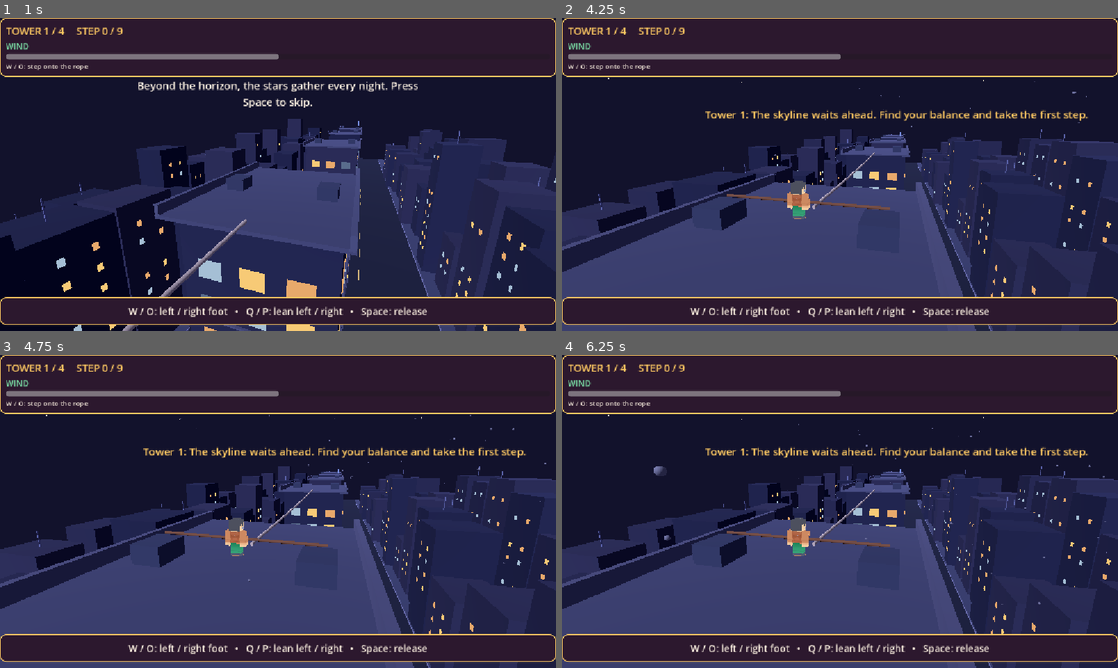
Above: before the commit, frames 1-4 (two rows, left to right).
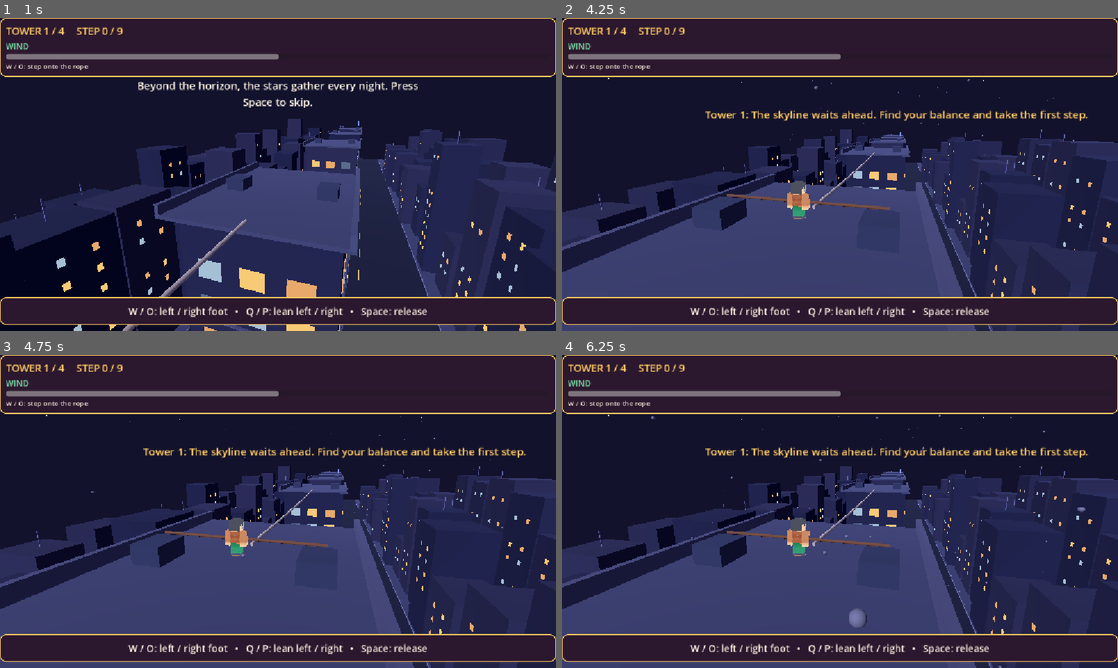
Above: after the commit, the same moments.

Repository: Ady-computerscience/tightrope_walker_alpha
Game: Godot game, scene res://scenes/main.tscn
Two runs of this game, one before a commit and one after it. Both use one fixed random seed, a clock stepped at 60 frames per second and the inputs below.
Inputs:
- Up to frame 1 (1 s): tap Space (release) at 0.5, 0.6 s; hold P (lean_right) from 0.53 s (still down)
- Up to frame 2 (4.25 s): release P (lean_right) at 1.28 s; hold Q (lean_left) 1.28-2.03 s; tap Space (release) at 1.35, 2.3, 2.85, 3.6 s; hold P (lean_right) 2.03-3.53 s; tap E at 2.1 s; tap R (restart_run) at 2.75, 3.5 s; hold Q (lean_left) from 3.53 s (still down)
- Up to frame 3 (4.75 s): keep holding Q (lean_left); tap E at 4.35 s; tap Space (release) at 4.55 s
- Up to frame 4 (6.25 s): tap R (restart_run) at 5 s; tap Space (release) at 5.1, 5.85 s; release Q (lean_left) at 5.78 s; hold P (lean_right) from 5.78 s (still down)

Frame 1 is identical in both runs. In frame 2, less than 0.1% of the frame differs, in the area x 38-95%, y 19-51%; in frame 3, less than 0.1%; in frame 4, 0.3%, in the area x 16-98%, y 19-100%.

Commit message:
Visualize wind through sideways snow bursts
Add a brief burst of sideways snowfall in front of the camera when a
wind gust occurs. Also increase the sideways force on the downward
snowfall during a wind gust.

Diff:
--- a/scripts/game.gd
+++ b/scripts/game.gd
@@ -23,6 +23,8 @@
 const BIRD_TIMER_GAP_PIXELS := 5.0
 const GUST_TIMER_GAP_PIXELS := 8.0
 const GUST_TIMER_WIDTH := 100.0
+const SNOW_GUST_GRAVITY := 28.0
+const SNOW_BURST_DURATION := 0.8
 const STORIES := [
 	"The skyline waits ahead. Find your balance and take the first step.",
 	"Even the birds doubt you. Let them watch you prove them wrong.",
@@ -42,6 +44,11 @@
 var birds: Array[Node3D] = []
 var gust_flag: Node3D
 var snow: CPUParticles3D
+var gust_snow: CPUParticles3D
+var _snow_gust_active := false
+var _bird_snow_remaining := 0.0
+var _bird_snow_direction := 0
+var _bird_snow_burst_pending := false
 var visual_z := -4.0
 var step_from := -4.0
 var step_to := -4.0
@@ -120,6 +127,7 @@
 					"birds": hud.show_toast("Birds incoming!")
 					"birds_arrived": hud.show_toast("Lean toward the middle bird")
 					"birds_pass": hud.show_toast("PASS", 1.0)
+					"bird_gust": _queue_bird_snow_burst(int(event["dir"]))
 					"gust_pass": hud.show_toast("PASS", 1.0)
 					"fall":
 						fall_elapsed = 0.0
@@ -142,6 +150,7 @@
 	_update_gust_visual()
 	_update_reaction_timer()
 	snow.position = camera.position + Vector3(0.0, 16.0, -18.0)
+	_update_snowfall(dt)
 	_update_hud()
 
 
@@ -202,6 +211,12 @@
 	hud.hide_win()
 	hud.hide_countdown_bar()
 	gust_flag.hide()
+	gust_snow.emitting = false
+	gust_snow.hide()
+	_snow_gust_active = false
+	_bird_snow_remaining = 0.0
+	_bird_snow_direction = 0
+	_bird_snow_burst_pending = false
 	hud.show_caption("")
 	hud.show_control_hint()
 	_announce_tower()
@@ -334,6 +349,35 @@
 		hud.show_countdown_bar(screen_position + Vector2(0.0, GUST_TIMER_GAP_PIXELS), GUST_TIMER_WIDTH, rules.wind_timer / Rules.WIND_RESPONSE_TIME)
 	else:
 		hud.hide_countdown_bar()
+
+
+func _queue_bird_snow_burst(direction: int) -> void:
+	_bird_snow_direction = signi(direction)
+	_bird_snow_remaining = SNOW_BURST_DURATION
+	_bird_snow_burst_pending = true
+
+
+func _update_snowfall(dt: float = 0.0) -> void:
+	var gust_strength := 0.0
+	var wind_blow_active := mode == "walking" and rules.state == "walking" and rules.on_rope and rules.wind_phase == "blow"
+	var burst_direction := rules.wind_dir
+	if _bird_snow_remaining > 0.0:
+		burst_direction = _bird_snow_direction
+		gust_strength = 1.0
+	elif wind_blow_active:
+		gust_strength = 0.4 + 0.6 * rules.wind_ramp
+	snow.direction = Vector3(float(burst_direction) * 2.0 * gust_strength, -1.0, 0.0).normalized()
+	snow.gravity = Vector3(float(burst_direction) * SNOW_GUST_GRAVITY * gust_strength, -2.0, 0.0)
+	gust_snow.position = camera.position - camera.global_transform.basis.z * 8.0 + camera.global_transform.basis.y
+	gust_snow.direction = Vector3(float(burst_direction), -0.15, 0.0).normalized()
+	gust_snow.gravity = Vector3(float(burst_direction) * 6.0, -2.0, 0.0)
+	if _bird_snow_burst_pending or (wind_blow_active and not _snow_gust_active):
+		gust_snow.show()
+		gust_snow.emitting = true
+		gust_snow.restart()
+	_bird_snow_burst_pending = false
+	_snow_gust_active = wind_blow_active
+	_bird_snow_remaining = maxf(0.0, _bird_snow_remaining - dt)
 
 
 func _update_ropes() -> void:
@@ -491,10 +535,11 @@
 	snow = CPUParticles3D.new()
 	snow.amount = 300
 	snow.lifetime = 8.0
+	snow.local_coords = false
 	snow.emission_shape = CPUParticles3D.EMISSION_SHAPE_BOX
 	snow.emission_box_extents = Vector3(22.0, 2.0, 24.0)
-	snow.direction = Vector3(0.2, -1.0, 0.0)
-	snow.gravity = Vector3(1.8, -2.0, 0.4)
+	snow.direction = Vector3.DOWN
+	snow.gravity = Vector3(0.0, -2.0, 0.0)
 	snow.initial_velocity_min = 2.0
 	snow.initial_velocity_max = 4.0
 	var flake := SphereMesh.new()
@@ -502,6 +547,21 @@
 	flake.height = 0.14
 	snow.mesh = flake
 	add_child(snow)
+	gust_snow = CPUParticles3D.new()
+	gust_snow.name = "Gust Snow"
+	gust_snow.amount = 180
+	gust_snow.lifetime = SNOW_BURST_DURATION
+	gust_snow.one_shot = true
+	gust_snow.explosiveness = 1.0
+	gust_snow.local_coords = false
+	gust_snow.emission_shape = CPUParticles3D.EMISSION_SHAPE_BOX
+	gust_snow.emission_box_extents = Vector3(8.0, 5.0, 7.0)
+	gust_snow.initial_velocity_min = 12.0
+	gust_snow.initial_velocity_max = 17.0
+	gust_snow.mesh = flake
+	gust_snow.emitting = false
+	add_child(gust_snow)
+	gust_snow.hide()
 	for star_number in 120:
 		var star := MeshInstance3D.new()
 		var star_mesh := SphereMesh.new()
--- a/tests/test_scene.gd
+++ b/tests/test_scene.gd
@@ -194,7 +194,10 @@
 	startup_rules.wind_flag_side = -1
 	game.call("_update_gust_visual")
 	game.call("_update_reaction_timer")
-	if not gust_flag.visible or gust_flag.position.x >= 0.0 or timer_track.visible:
+	game.call("_update_snowfall")
+	var snowfall: CPUParticles3D = game.get("snow")
+	var gust_snow: CPUParticles3D = game.get("gust_snow")
+	if not gust_flag.visible or gust_flag.position.x >= 0.0 or timer_track.visible or snowfall.local_coords or not is_zero_approx(snowfall.gravity.x) or gust_snow.visible:
 		printerr("FAIL: gust flag did not appear on the left during the cue")
 		quit(1)
 		return true
@@ -214,8 +217,21 @@
 	startup_rules.wind_dir = 1
 	startup_rules.wind_flag_side = -1
 	startup_rules.wind_timer = Rules.WIND_RESPONSE_TIME
+	startup_rules.wind_ramp = 0.5
 	game.call("_update_gust_visual")
 	game.call("_update_reaction_timer")
+	game.call("_update_snowfall")
+	if not is_zero_approx(snowfall.gravity.x) or not is_zero_approx(snowfall.direction.x) or gust_snow.visible:
+		printerr("FAIL: snowfall burst started before the reaction countdown ended")
+		quit(1)
+		return true
+	startup_rules.wind_dir = -1
+	game.call("_update_snowfall")
+	if not is_zero_approx(snowfall.gravity.x) or gust_snow.visible:
+		printerr("FAIL: changing the cue direction started a burst during the countdown")
+		quit(1)
+		return true
+	startup_rules.wind_dir = 1
 	game.call("_update_hud")
 	var gust_caption: Label = hud.get("_caption")
 	var gust_status: Label = hud.get("_cue")
@@ -239,14 +255,21 @@
 	startup_rules.wind_phase = "blow"
 	game.call("_update_gust_visual")
 	game.call("_update_reaction_timer")
-	if timer_track.visible or gust_flag.visible:
-		printerr("FAIL: gust countdown or flag remained visible after response")
+	game.call("_update_snowfall")
+	if timer_track.visible or gust_flag.visible or snowfall.gravity.x < 10.0 or snowfall.direction.x <= 0.0 or not gust_snow.visible or not gust_snow.emitting or gust_snow.direction.x <= 0.0 or not get_root().get_visible_rect().has_point(camera.unproject_position(gust_snow.global_position)):
+		printerr("FAIL: snowfall burst did not begin when the countdown ended")
 		quit(1)
 		return true
 	startup_rules.on_rope = false
 	startup_rules.wind_phase = "rest"
 	startup_rules.wind_timer = 2.5
+	startup_rules.wind_ramp = 0.0
 	game.call("_update_gust_visual")
+	game.call("_update_snowfall")
+	if not is_zero_approx(snowfall.gravity.x) or not is_zero_approx(snowfall.direction.x):
+		printerr("FAIL: snowfall did not return to calm after the gust")
+		quit(1)
+		return true
 	startup_rules.last_step_at = startup_rules.time
 	game.call("_step", "left")
 	if game.get("has_taken_first_step"):
@@ -284,6 +307,47 @@
 	hud.call("_process", 30.0)
 	if hint.visible:
 		printerr("FAIL: control hint reappeared without a restart")
+		quit(1)
+		return true
+	game.call("_restart")
+	var bird_snow_rules: TightropeRules = game.get("rules")
+	bird_snow_rules.tower = 2
+	bird_snow_rules.on_rope = true
+	bird_snow_rules.wind_timer = 5.0
+	bird_snow_rules.bird_phase = "warn"
+	bird_snow_rules.bird_timer = 0.5
+	bird_snow_rules.bird_dir = 1
+	game.call("_update_snowfall")
+	if gust_snow.visible or not is_zero_approx(snowfall.gravity.x):
+		printerr("FAIL: bird snow burst appeared during the reaction countdown")
+		quit(1)
+		return true
+	Input.action_press("lean_right")
+	game.call("_process", 1.0 / 60.0)
+	Input.action_release("lean_right")
+	if bird_snow_rules.bird_phase != "rest" or not gust_snow.visible or gust_snow.direction.x >= 0.0 or snowfall.gravity.x >= 0.0:
+		printerr("FAIL: successful bird trial did not burst snow opposite the center bird")
+		quit(1)
+		return true
+	game.call("_restart")
+	var missed_bird_rules: TightropeRules = game.get("rules")
+	missed_bird_rules.tower = 2
+	missed_bird_rules.on_rope = true
+	missed_bird_rules.wind_timer = 5.0
+	missed_bird_rules.bird_phase = "warn"
+	missed_bird_rules.bird_timer = 0.5
+	missed_bird_rules.bird_dir = -1
+	Input.action_press("lean_right")
+	game.call("_process", 1.0 / 60.0)
+	Input.action_release("lean_right")
+	if missed_bird_rules.state != "falling" or not gust_snow.visible or gust_snow.direction.x <= 0.0 or snowfall.gravity.x <= 0.0:
+		printerr("FAIL: failed bird trial did not burst snow before the fall")
+		quit(1)
+		return true
+	game.call("_update_snowfall", 1.0)
+	game.call("_update_snowfall")
+	if not is_zero_approx(snowfall.gravity.x):
+		printerr("FAIL: bird snow drift did not end after the burst")
 		quit(1)
 		return true
 	game.call("_restart")
